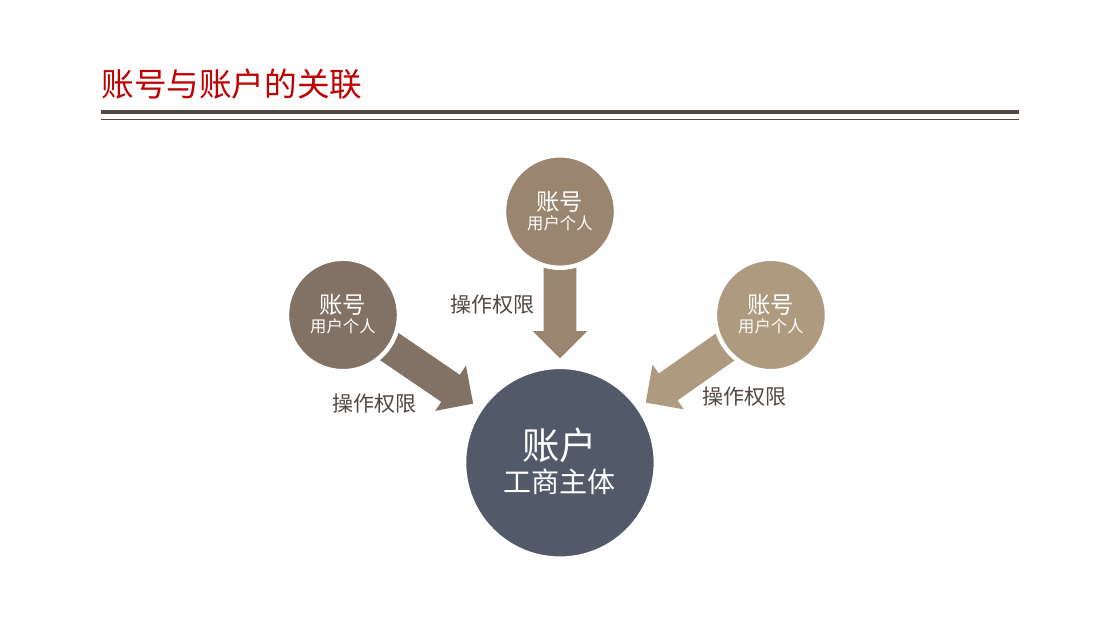
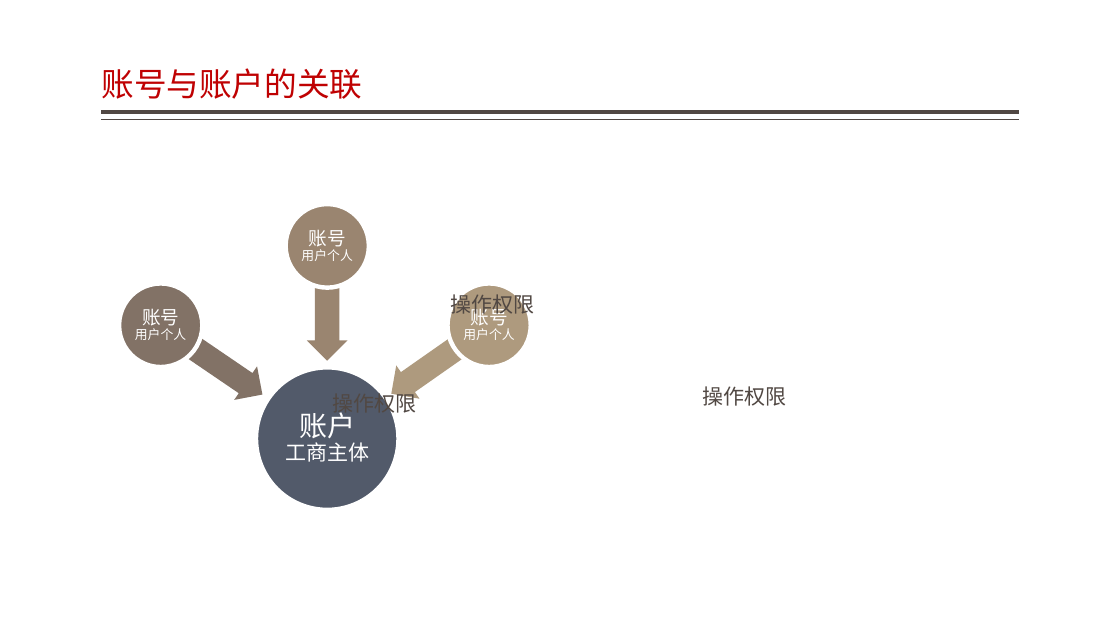
Before and after one commit to jzgi/chainsmart, a slide deck: slide 18 of Docs/品链应用参考设计.pptx (slide 19 before the commit). Drawn at 1120x630 pixels with LibreOffice and Linux fonts; fonts in the diff are those of the drawing. Boxes give left, top, right and bottom in pixels: in the first picture for what was removed or moved away, otherwise in the second. Text is boxed around its words. In the diff, an @@ line names an element or a change of style, - is before the commit and + after.

```diff
--- a/Docs/品链应用参考设计.pptx
+++ b/Docs/品链应用参考设计.pptx
@@ text "账号 用户个人": place and size @@
-text "账号 用户个人" at <box>310,294,375,333</box>
+text "账号 用户个人" at <box>301,230,352,261</box>
@@ left arrow: place and size @@
-left arrow at <box>533,212,587,359</box>
+left arrow at <box>307,246,347,361</box>
@@ group removed at <box>465,155,827,559</box>: 3 ellipses, 1 left arrow @@
@@ ellipse: place and size @@
-ellipse at <box>287,259,399,371</box>
+ellipse at <box>119,283,202,366</box>
@@ size 20 to 16 pt in "账号"; size 14 to 11 pt in "用户个人"; less space between paragraphs in 3 elements at <box>301,230,352,261</box>, <box>463,305,514,340</box>, <box>135,309,186,340</box> @@
@@ text "账号 用户个人": place and size @@
-text "账号 用户个人" at <box>738,294,803,333</box>
+text "账号 用户个人" at <box>135,309,186,340</box>
@@ group added at <box>150,204,531,510</box>: 3 ellipses, 1 left arrow @@
@@ text "账号 用户个人": place and size @@
-text "账号 用户个人" at <box>527,191,592,230</box>
+text "账号 用户个人" at <box>463,305,514,340</box>
@@ left arrow at <box>380,309,501,410</box>: fill #827266 to #AE9A7E; rotation 214 to 325 degrees @@
@@ text "账户 工商主体": place and size @@
-text "账户 工商主体" at <box>504,427,616,494</box>
+text "账户 工商主体" at <box>285,412,369,462</box>
@@ text "账户 工商主体" at <box>285,412,369,462</box>: size 32 to 24 pt in "账户"; size 24 to 18 pt in "工商主体"; less space between paragraphs @@
```
Also in this commit, not shown: 3 other slides changed, 1 slide added, 2 slides removed, 5 other files.
